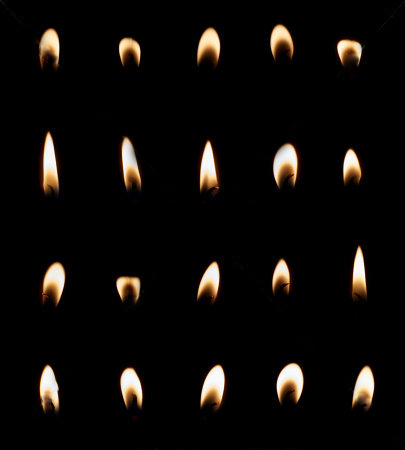
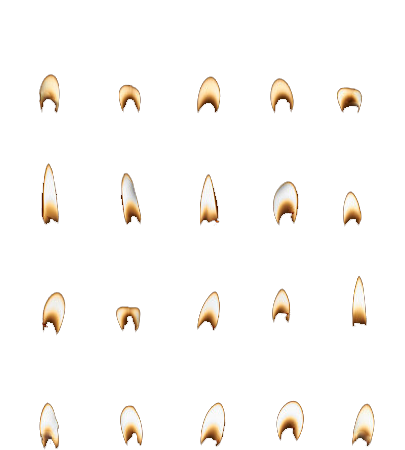
Two versions of the same layered image (w=405, h=450). Layer-by-layer changes:
removed layer "Layer 0" over [0, 0, 405, 450]
added layer "Layer 1" above "Layer 2" over [39, 74, 363, 114]
added layer "Layer 2" above "Layer 3" over [41, 163, 362, 227]
added layer "Layer 3" above "Layer 4" over [42, 275, 367, 336]
added layer "Layer 4" over [39, 400, 375, 450]
